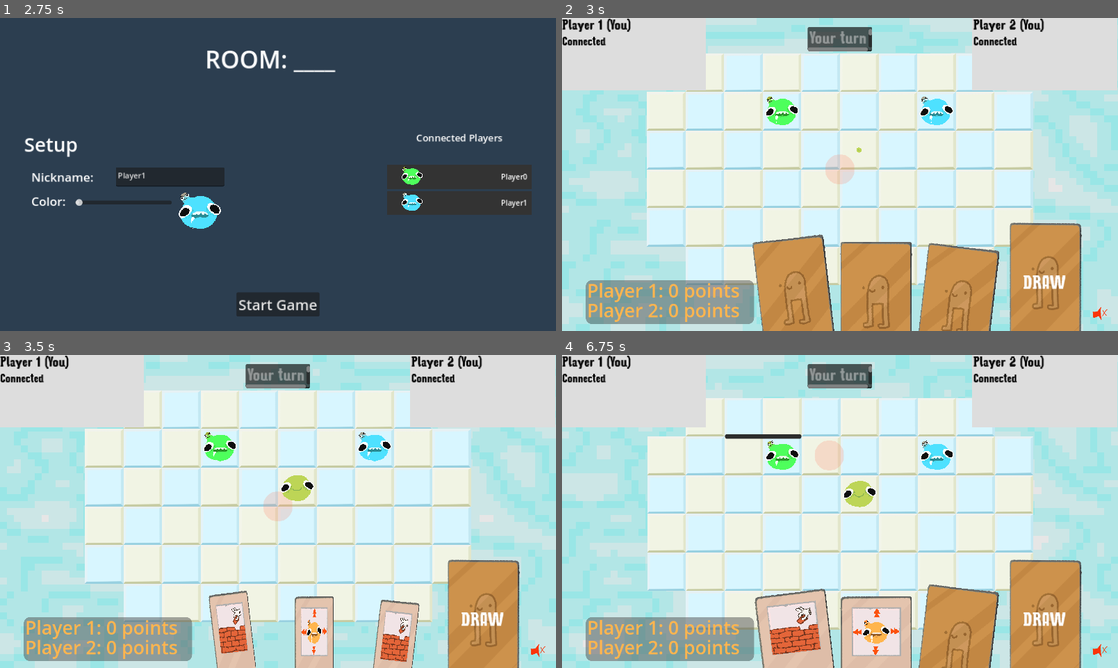
Above: before the commit, frames 1-4 (two rows, left to right).
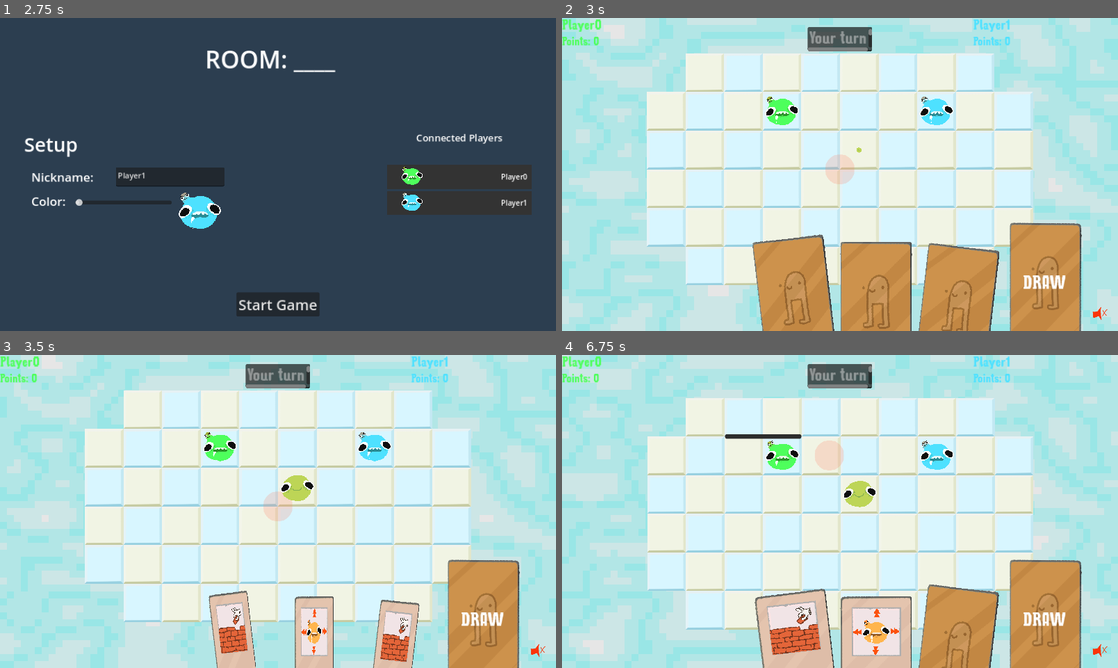
Above: after the commit, the same moments.

Repository: patator62180/GDWL_67
Game: Godot game, scene res://scenes/main/main.tscn
Two runs of this game, one before a commit and one after it. Both use one fixed random seed, a clock stepped at 60 frames per second and the inputs below.
Inputs (mouse positions are in pixels of both pictures, inside the frame that each line leads up to):
- Up to frame 1 (2.75 s): click "[FAKE] Start as player (local)" at 0.5 s; click (322, 274) at 1.27 s; type "12" at 1.35 s; click "PLAY LOCAL" at 2 s
- Up to frame 2 (3 s): click "Start Game" at 2.75 s
- Up to frame 3 (3.5 s): no input
- Up to frame 4 (6.75 s): tap Enter (ui_accept) at 3.5 s; drag from (840, 511) to (784, 448) at 3.52 s; drag from (762, 655) to (784, 455) at 4.27 s; move the mouse to (840, 655) at 5.02 s; hold Right (right) 5.03-5.75 s; click (840, 655) at 5.17 s; drag from (917, 655) to (934, 448) at 5.77 s; drag from (778, 455) to (934, 455) at 6.52 s

Frame 1 is identical in both runs. In frame 2, 13% of the frame differs, in the area x 0-100%, y 0-98%; in frame 3, 13%; in frame 4, 14%.

Commit message:
set scores and color in player cards

Diff:
--- a/scenes/HUD/hud.gd
+++ b/scenes/HUD/hud.gd
@@ -11,7 +11,6 @@
 @export var win_label : Label
 @export var lose_label : Label
 @export var horizontal_slider: HSlider
-@export var score_card : ScoreControl
 @export var mute_button : BaseButton
 
 signal mute_music
@@ -21,7 +20,6 @@
     lose_label.visible = false
     your_turn_label.visible = false
     other_player_turn_label.visible = false
-    game.player_scored.connect(score_card.on_player_scored)
     game.game_finished.connect(set_winning_label)
     mute_button.toggled.connect(_on_mute_sound_toggled)
 
--- a/scenes/HUD/hud.tscn
+++ b/scenes/HUD/hud.tscn
@@ -1,10 +1,8 @@
-[gd_scene load_steps=16 format=3 uid="uid://biqj0t60x1dv0"]
+[gd_scene load_steps=11 format=3 uid="uid://biqj0t60x1dv0"]
 
 [ext_resource type="PackedScene" uid="uid://biumy12wvsfs5" path="res://scenes/player_card/player_card.tscn" id="1_0lgt1"]
 [ext_resource type="Script" path="res://scenes/HUD/hud.gd" id="1_wj8wa"]
-[ext_resource type="Script" path="res://scenes/HUD/ScoreControl.gd" id="3_og24l"]
 [ext_resource type="Script" path="res://scenes/HUD/input_manager.gd" id="3_tidyo"]
-[ext_resource type="Shader" path="res://scenes/game/scoreHueJ1.gdshader" id="4_wnq48"]
 [ext_resource type="PackedScene" uid="uid://dsmt3xnq7i1eu" path="res://scenes/cards/hand.tscn" id="5_euuyo"]
 [ext_resource type="Texture2D" uid="uid://bla2q5wqubnu8" path="res://sprites/sound_mute.png" id="6_5163j"]
 [ext_resource type="Texture2D" uid="uid://bsqi6cgf3k5c7" path="res://sprites/sound_unmute.png" id="7_yym30"]
@@ -21,21 +19,6 @@
 font_color = Color(1, 0, 0, 1)
 outline_size = 5
 outline_color = Color(0, 0, 0, 1)
-
-[sub_resource type="StyleBoxFlat" id="StyleBoxFlat_lbym6"]
-bg_color = Color(0.294118, 0.294118, 0.294118, 0.486275)
-corner_radius_top_left = 20
-corner_radius_top_right = 20
-corner_radius_bottom_right = 20
-corner_radius_bottom_left = 20
-
-[sub_resource type="ShaderMaterial" id="ShaderMaterial_p7vvi"]
-shader = ExtResource("4_wnq48")
-shader_parameter/Shift_Hue = 0.225
-
-[sub_resource type="ShaderMaterial" id="ShaderMaterial_0fcvg"]
-shader = ExtResource("4_wnq48")
-shader_parameter/Shift_Hue = null
 
 [sub_resource type="SceneReplicationConfig" id="SceneReplicationConfig_76jcf"]
 properties/0/path = NodePath("ScoreCard/Score J1:text")
@@ -45,7 +28,7 @@
 properties/1/spawn = true
 properties/1/replication_mode = 1
 
-[node name="HUD" type="CanvasLayer" node_paths=PackedStringArray("player_cards", "hand", "your_turn_label", "other_player_turn_label", "win_label", "lose_label", "score_card", "mute_button")]
+[node name="HUD" type="CanvasLayer" node_paths=PackedStringArray("player_cards", "hand", "your_turn_label", "other_player_turn_label", "win_label", "lose_label", "mute_button")]
 script = ExtResource("1_wj8wa")
 player_cards = [NodePath("PlayerCards/PlayerCard0Anchor/PlayerCard0"), NodePath("PlayerCards/PlayerCard1Anchor/PlayerCard1"), NodePath("PlayerCards/PlayerCard2Anchor/PlayerCard2"), NodePath("PlayerCards/PlayerCard3Anchor/PlayerCard3")]
 hand = NodePath("Hand")
@@ -53,7 +36,6 @@
 other_player_turn_label = NodePath("OtherPlayerTurnLabel")
 win_label = NodePath("YouWinLabel")
 lose_label = NodePath("YouLostLabel")
-score_card = NodePath("ScoreCard")
 mute_button = NodePath("MuteSound")
 
 [node name="PlayerCards" type="Control" parent="."]
@@ -88,7 +70,6 @@
 
 [node name="PlayerCard1" parent="PlayerCards/PlayerCard1Anchor" instance=ExtResource("1_0lgt1")]
 layout_mode = 1
-player_index = 1
 
 [node name="PlayerCard2Anchor" type="Control" parent="PlayerCards"]
 visible = false
@@ -107,7 +88,6 @@
 
 [node name="PlayerCard2" parent="PlayerCards/PlayerCard2Anchor" instance=ExtResource("1_0lgt1")]
 layout_mode = 1
-player_index = 2
 
 [node name="PlayerCard3Anchor" type="Control" parent="PlayerCards"]
 visible = false
@@ -123,7 +103,6 @@
 
 [node name="PlayerCard3" parent="PlayerCards/PlayerCard3Anchor" instance=ExtResource("1_0lgt1")]
 layout_mode = 1
-player_index = 3
 
 [node name="YouWinLabel" type="Label" parent="."]
 visible = false
@@ -171,62 +150,6 @@
 script = ExtResource("3_tidyo")
 
 [node name="Hand" parent="." instance=ExtResource("5_euuyo")]
-
-[node name="ScoreCard" type="Control" parent="." node_paths=PackedStringArray("score_label_j1", "score_label_j2")]
-layout_mode = 3
-anchors_preset = 2
-anchor_top = 1.0
-anchor_bottom = 1.0
-offset_top = -40.0
-offset_right = 40.0
-grow_vertical = 0
-scale = Vector2(0.64, 0.64)
-script = ExtResource("3_og24l")
-score_label_j1 = NodePath("Score J1")
-score_label_j2 = NodePath("Score J2")
-
-[node name="Panel" type="Panel" parent="ScoreCard"]
-layout_mode = 1
-anchors_preset = 4
-anchor_top = 0.5
-anchor_bottom = 0.5
-offset_left = 77.0
-offset_top = -122.0
-offset_right = 622.0
-offset_bottom = 20.0
-grow_vertical = 2
-theme_override_styles/panel = SubResource("StyleBoxFlat_lbym6")
-
-[node name="Score J1" type="Label" parent="ScoreCard"]
-material = SubResource("ShaderMaterial_p7vvi")
-layout_mode = 1
-anchors_preset = 4
-anchor_top = 0.5
-anchor_bottom = 0.5
-offset_left = 81.25
-offset_top = -129.562
-offset_right = 309.25
-offset_bottom = -46.5625
-grow_vertical = 2
-theme_override_colors/font_color = Color(1, 0.709804, 0.305882, 1)
-theme_override_font_sizes/font_size = 60
-text = "Player 1: 0 points"
-metadata/_edit_use_anchors_ = true
-
-[node name="Score J2" type="Label" parent="ScoreCard"]
-material = SubResource("ShaderMaterial_0fcvg")
-layout_mode = 1
-anchors_preset = 4
-anchor_top = 0.5
-anchor_bottom = 0.5
-offset_left = 81.25
-offset_top = -65.3125
-offset_right = 309.25
-offset_bottom = 17.6875
-grow_vertical = 2
-theme_override_colors/font_color = Color(1, 0.709804, 0.305882, 1)
-theme_override_font_sizes/font_size = 60
-text = "Player 2: 0 points"
 
 [node name="MultiplayerSynchronizer" type="MultiplayerSynchronizer" parent="."]
 replication_config = SubResource("SceneReplicationConfig_76jcf")
--- a/scenes/game/player_controller.gd
+++ b/scenes/game/player_controller.gd
@@ -27,7 +27,6 @@
 @rpc('authority')
 func propagate_start_game():
     lobby.close()
-    hud.player_cards[player_index].set_start_game_button_enabled(false)
     hud.hand.draw_multiple(2)
 
 @rpc('authority')
@@ -45,15 +44,21 @@
 @rpc('authority')
 func assign_player(player_index: int):
     self.player_index = player_index
-    hud.player_cards[player_index].assign()
 
 @rpc('authority')
 func update_connected_player(player_index: int, nickname: String, color: float):
     lobby.update_connected_player(player_index, nickname, color)
 
+    hud.player_cards[player_index].nickname = nickname
+    hud.player_cards[player_index].color = color
+
     if player_index == self.player_index:
         lobby.nickname = nickname
         lobby.color = color
+
+@rpc('authority')
+func update_score(player_index: int, score: int):
+    hud.player_cards[player_index].score = score
 
 func on_nickname_edited(nickname: String):
     Mediator.instance.call_on_server(game.update_nickname, player_index, nickname)
@@ -103,6 +108,9 @@
 func on_card_draw():
     Mediator.instance.call_on_server(game.draw_for_turn)
 
+func on_player_scored(player_index: int, score: int):
+    Mediator.instance.call_on_players(update_score, player_index, score)
+
 func _ready():
     instance = self
     grid.cell_click.connect(on_cell_click)
@@ -111,3 +119,4 @@
     grid.wall_click.connect(on_wall_click)
     lobby.nickname_edited.connect(on_nickname_edited)
     lobby.color_changed.connect(on_color_changed)
+    game.player_scored.connect(on_player_scored)
--- a/scenes/player_card/player_card.gd
+++ b/scenes/player_card/player_card.gd
@@ -2,29 +2,22 @@
 
 class_name PlayerCard
 
-@export var player_index: int
+@export var nickname_label: Label
+@export var score_label: Label
 
-@export var player_index_label: Label
-@export var status_label: Label
-@export var start_game_button: Button
+var nickname: String = '':
+    set(value):
+        nickname_label.text = value
 
-signal start_game_pressed
+var score: int = 0:
+    set(value):
+        score_label.text = 'Points: %d' % value
+
+var color: float = 0:
+    set(value):
+        if not OS.has_feature('dedicated_server'):
+            nickname_label.material.set_shader_parameter("Shift_Hue", value)
+            score_label.material.set_shader_parameter("Shift_Hue", value)
 
 func _ready():
-    player_index_label.text = 'Player %d' % (player_index + 1)
-    set_start_game_button_enabled(false)
-    start_game_button.pressed.connect(func (): start_game_pressed.emit())
-    set_connected()
-
-func set_start_game_button_enabled(enabled: bool):
-    start_game_button.disabled = not enabled
-    start_game_button.visible = enabled
-
-func set_playing(playing: bool):
-    status_label.text = 'Playing' if playing else ''
-
-func set_connected():
-    status_label.text = 'Connected'
-
-func assign():
-    player_index_label.text = 'Player %d (You)' % (player_index + 1)
+    score = 0
--- a/scenes/player_card/player_card.tscn
+++ b/scenes/player_card/player_card.tscn
@@ -1,7 +1,18 @@
-[gd_scene load_steps=4 format=3 uid="uid://biumy12wvsfs5"]
+[gd_scene load_steps=7 format=3 uid="uid://biumy12wvsfs5"]
 
 [ext_resource type="Script" path="res://scenes/player_card/player_card.gd" id="1_n1egu"]
-[ext_resource type="Theme" path="res://scenes/background/theme_principal.tres" id="2_dmo1j"]
+[ext_resource type="Theme" uid="uid://bnf832jc7xfl4" path="res://scenes/background/theme_principal.tres" id="2_dmo1j"]
+[ext_resource type="Shader" path="res://scenes/game/scoreHueJ1.gdshader" id="2_yk65v"]
+
+[sub_resource type="ShaderMaterial" id="ShaderMaterial_tdhdf"]
+resource_local_to_scene = true
+shader = ExtResource("2_yk65v")
+shader_parameter/Shift_Hue = 0.5
+
+[sub_resource type="ShaderMaterial" id="ShaderMaterial_utu1d"]
+resource_local_to_scene = true
+shader = ExtResource("2_yk65v")
+shader_parameter/Shift_Hue = null
 
 [sub_resource type="SceneReplicationConfig" id="SceneReplicationConfig_ivrl7"]
 properties/0/path = NodePath("VBoxContainer/Status:text")
@@ -11,7 +22,7 @@
 properties/1/spawn = true
 properties/1/replication_mode = 1
 
-[node name="PlayerCard" type="Control" node_paths=PackedStringArray("player_index_label", "status_label", "start_game_button")]
+[node name="PlayerCard" type="Control" node_paths=PackedStringArray("nickname_label", "score_label")]
 custom_minimum_size = Vector2(300, 150)
 layout_mode = 3
 anchors_preset = 8
@@ -26,44 +37,29 @@
 grow_horizontal = 2
 grow_vertical = 2
 script = ExtResource("1_n1egu")
-player_index_label = NodePath("VBoxContainer/PlayerIndex")
-status_label = NodePath("VBoxContainer/Status")
-start_game_button = NodePath("VBoxContainer/StartGameButton")
-
-[node name="Background" type="ColorRect" parent="."]
-layout_mode = 1
-anchors_preset = 15
-anchor_right = 1.0
-anchor_bottom = 1.0
-offset_left = -2.0
-offset_right = -2.0
-grow_horizontal = 2
-grow_vertical = 2
-color = Color(0.866667, 0.866667, 0.866667, 1)
+nickname_label = NodePath("VBoxContainer/Nickname")
+score_label = NodePath("VBoxContainer/Score")
 
 [node name="VBoxContainer" type="VBoxContainer" parent="."]
 layout_mode = 0
 offset_right = 40.0
 offset_bottom = 40.0
 
-[node name="PlayerIndex" type="Label" parent="VBoxContainer"]
+[node name="Nickname" type="Label" parent="VBoxContainer"]
+material = SubResource("ShaderMaterial_tdhdf")
 layout_mode = 2
 theme = ExtResource("2_dmo1j")
 theme_override_colors/font_color = Color(0, 0, 0, 1)
 theme_override_font_sizes/font_size = 30
-text = "PLAYER 1 (YOU)"
+text = "Player"
 
-[node name="Status" type="Label" parent="VBoxContainer"]
+[node name="Score" type="Label" parent="VBoxContainer"]
+material = SubResource("ShaderMaterial_utu1d")
 layout_mode = 2
 theme = ExtResource("2_dmo1j")
 theme_override_colors/font_color = Color(0, 0, 0, 1)
 theme_override_font_sizes/font_size = 25
-text = "NOT CONNECTED"
-
-[node name="StartGameButton" type="Button" parent="VBoxContainer"]
-layout_mode = 2
-theme = ExtResource("2_dmo1j")
-text = "Start Game"
+text = "Points:"
 
 [node name="MultiplayerSynchronizer" type="MultiplayerSynchronizer" parent="."]
 replication_config = SubResource("SceneReplicationConfig_ivrl7")
